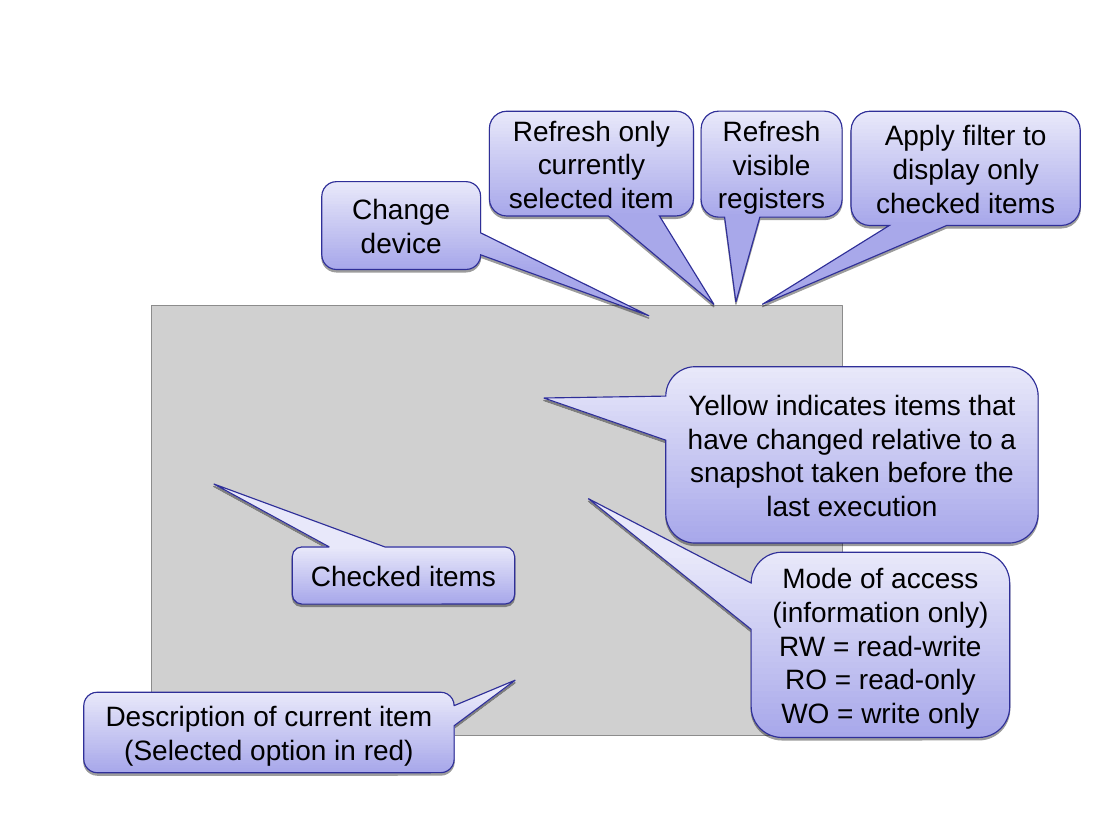
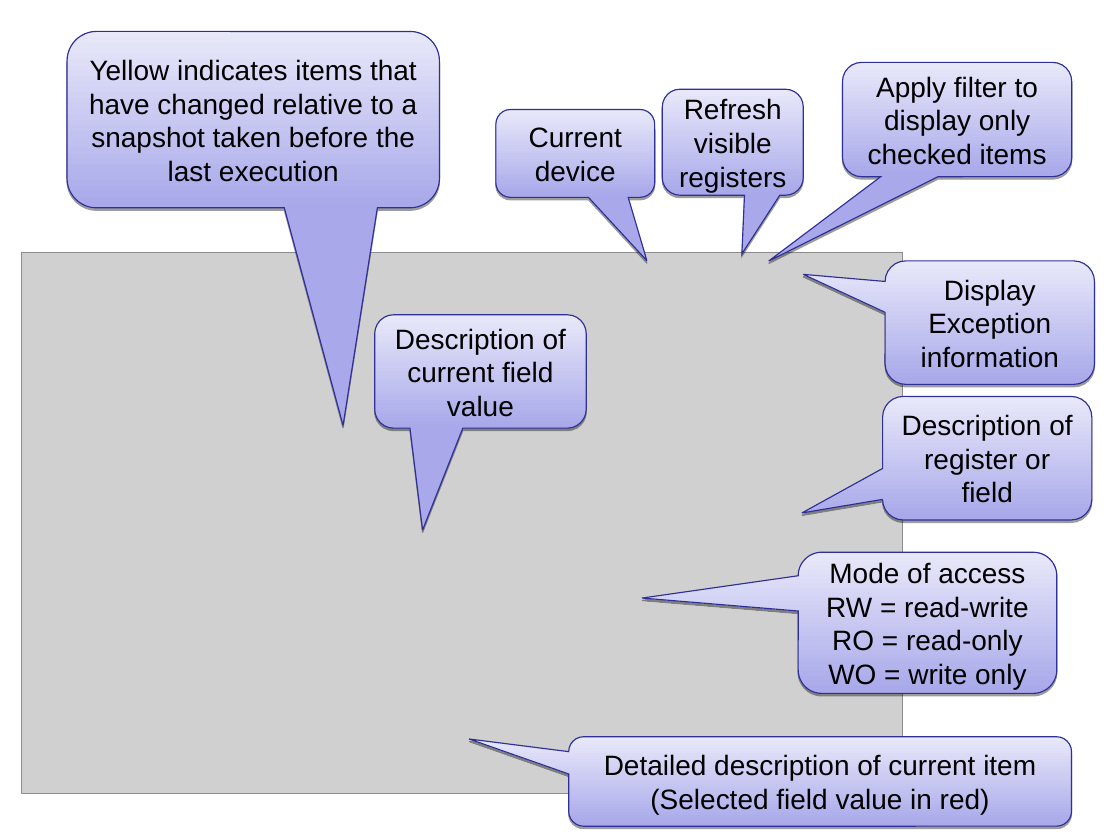
Before and after one commit to podonoghue/usbdm-eclipse-makefiles-build, a slide deck: slide 13 of Documentation/Source/Diagrams.ppt. Drawn at 1120x840 pixels with LibreOffice and Linux fonts; fonts in the diff are those of the drawing; grey boxes stand for pictures. Boxes give left, top, right and bottom in pixels: in the first picture for what was removed or moved away, otherwise in the second. Text is boxed around its words. In the diff, an @@ line names an element or a change of style, - is before the commit and + after.

```diff
--- a/Documentation/Source/Diagrams.ppt
+++ b/Documentation/Source/Diagrams.ppt
@@ rounded speech box "Yellow indicates items that have ...": place and size @@
-rounded speech box "Yellow indicates items that have ..." at (665, 366, 1037, 542)
+rounded speech box "Yellow indicates items that have ..." at (67, 31, 439, 207)
@@ rounded speech box "Apply filter to display only ...": place and size @@
-rounded speech box "Apply filter to display only ..." at (851, 111, 1081, 225)
+rounded speech box "Apply filter to display only ..." at (842, 63, 1072, 177)
@@ rounded speech box removed at (489, 111, 693, 216) @@
-Refresh only currently selected item
@@ rounded speech box added at (496, 110, 655, 197), fill gradient #A8A8EA to #E8E8FA, outline #2F2F98 0.74 pt, 18 pt, text #000000 @@
+Current
+device
@@ rounded speech box "Refresh": place and size @@
-rounded speech box "Refresh" at (701, 111, 842, 217)
+rounded speech box "Refresh" at (662, 90, 803, 196)
@@ rounded speech box removed at (321, 181, 480, 269) @@
-Change
-device
@@ picture: place and size @@
-picture at (152, 305, 842, 735)
+picture at (22, 253, 903, 794)
@@ rounded speech box added at (885, 261, 1094, 384), fill gradient #A8A8EA to #E8E8FA, outline #2F2F98 0.74 pt, 18 pt, text #000000 @@
+Display Exception information
@@ rounded speech box added at (375, 315, 587, 428), fill gradient #A8A8EA to #E8E8FA, outline #2F2F98 0.74 pt, 18 pt, text #000000 @@
+Description of current field
+value
@@ rounded speech box added at (883, 396, 1092, 520), fill gradient #A8A8EA to #E8E8FA, outline #2F2F98 0.74 pt, 18 pt, text #000000 @@
+Description of register or field
@@ rounded speech box removed at (292, 547, 515, 604) @@
-Checked items
@@ rounded speech box "Mode of access": place and size @@
-rounded speech box "Mode of access" at (752, 552, 1010, 737)
+rounded speech box "Mode of access" at (799, 552, 1057, 693)
@@ text in rounded speech box at (772, 603, 989, 628): paragraph removed @@
-(information only)
@@ proportions changed in 5 elements at (662, 90, 803, 196), (842, 63, 1072, 177), (799, 552, 1057, 693), (67, 31, 439, 207), (569, 737, 1072, 827) @@
@@ rounded speech box "Detailed description of current item": place and size @@
-rounded speech box "Detailed description of current item" at (84, 692, 455, 773)
+rounded speech box "Detailed description of current item" at (569, 737, 1072, 827)
@@ text in rounded speech box at (604, 754, 1036, 815): text changed @@
-Description of current item
-(Selected option in red)
+Detailed description of current item
+(Selected field value in red)
```
Also in this commit, not shown: 2 other slides changed, 1 other file.
